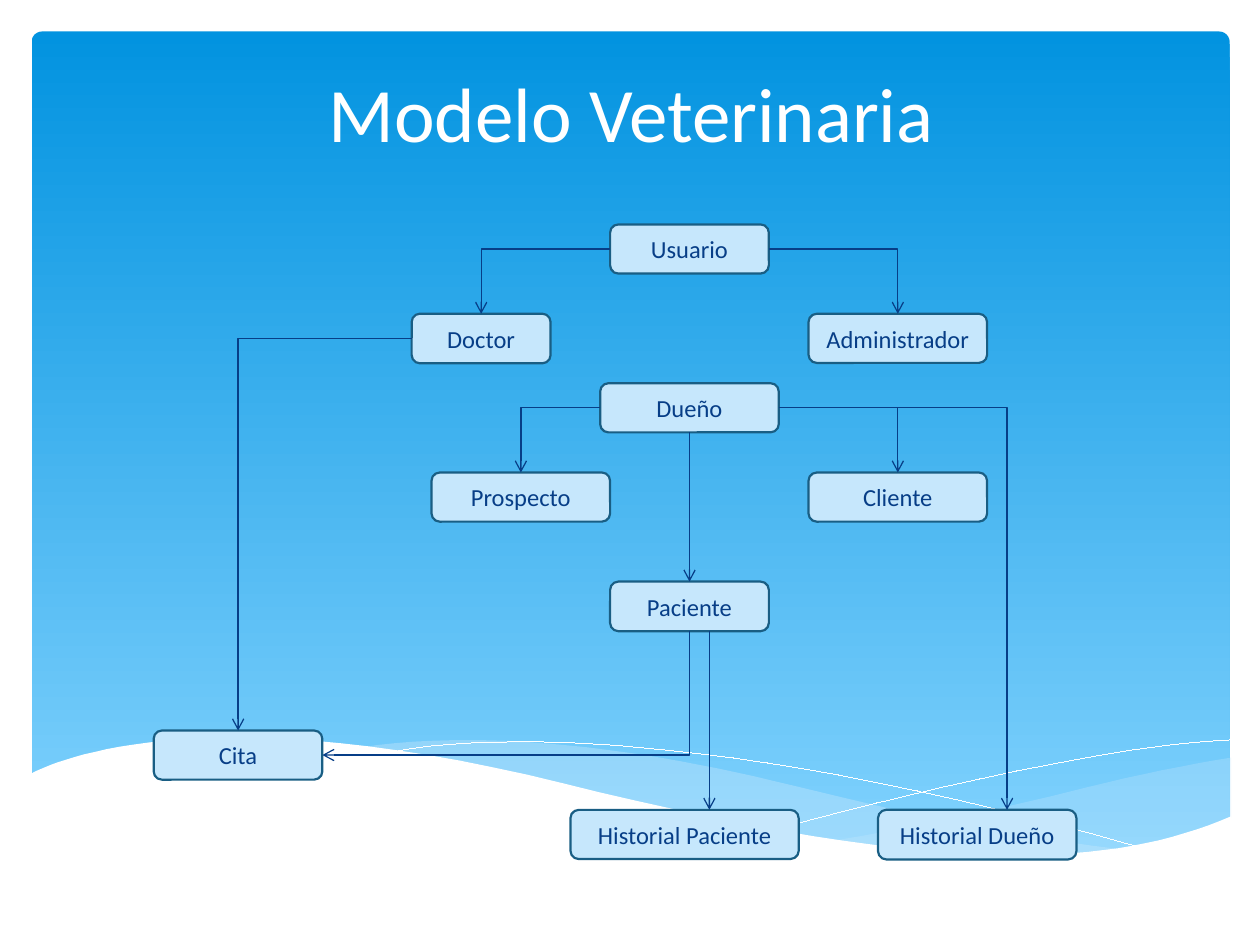
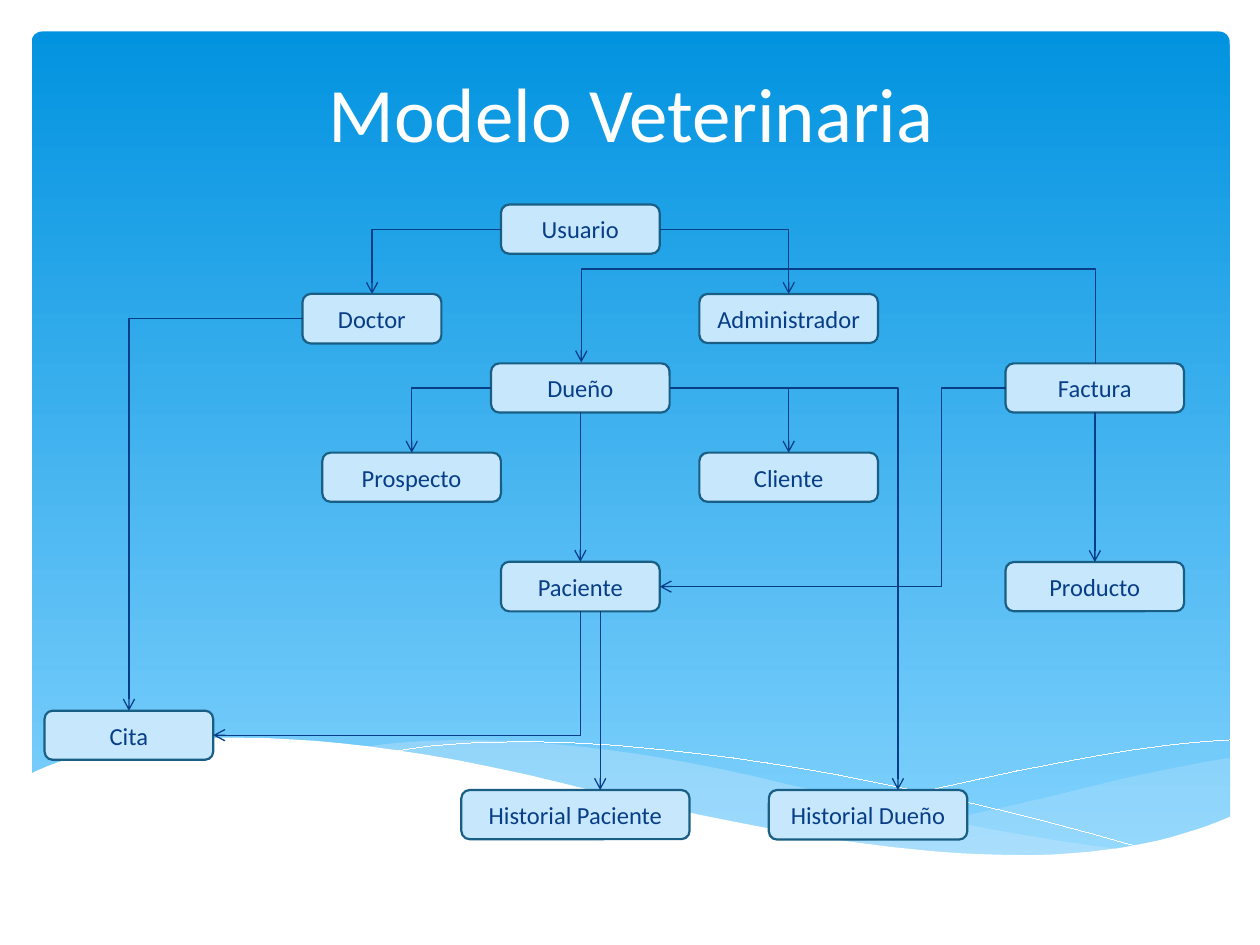
Before and after one commit to vannygabrielli/UPC-DEW-Trabajo-Final-2012-1-M2, a slide deck: slide 1 of Modelo-Veterinaria.pptx. Drawn at 1260x945 pixels with LibreOffice and Linux fonts; fonts in the diff are those of the drawing. Boxes give left, top, right and bottom in pixels: in the first picture for what was removed or moved away, otherwise in the second. Text is boxed around its words. In the diff, an @@ line names an element or a change of style, - is before the commit and + after.

Commit message:
Modelo de clases v2

```diff
--- a/Modelo-Veterinaria.pptx
+++ b/Modelo-Veterinaria.pptx
@@ 10 rounded rectangles, 7 elbow arrows, 2 arrows: place and size @@
-10 rounded rectangles, 7 elbow arrows, 2 arrows at (154,224,1076,859)
+10 rounded rectangles, 7 elbow arrows, 2 arrows at (44,204,966,839)
@@ elbow arrow added from (1096, 364) to (581, 363), #073E87 0.75 pt @@
@@ elbow arrow added from (1005, 388) to (660, 587), #073E87 0.75 pt @@
@@ rounded rectangle added at (1005,363,1184,412), fill #C6E7FC, outline #195F84 1.25 pt, 14 pt, text #073E87 @@
+Factura
@@ arrow added from (1095, 412) to (1095, 562), #073E87 0.75 pt @@
@@ rounded rectangle added at (1005,562,1184,611), fill #C6E7FC, outline #195F84 1.25 pt, 14 pt, text #073E87 @@
+Producto
```
